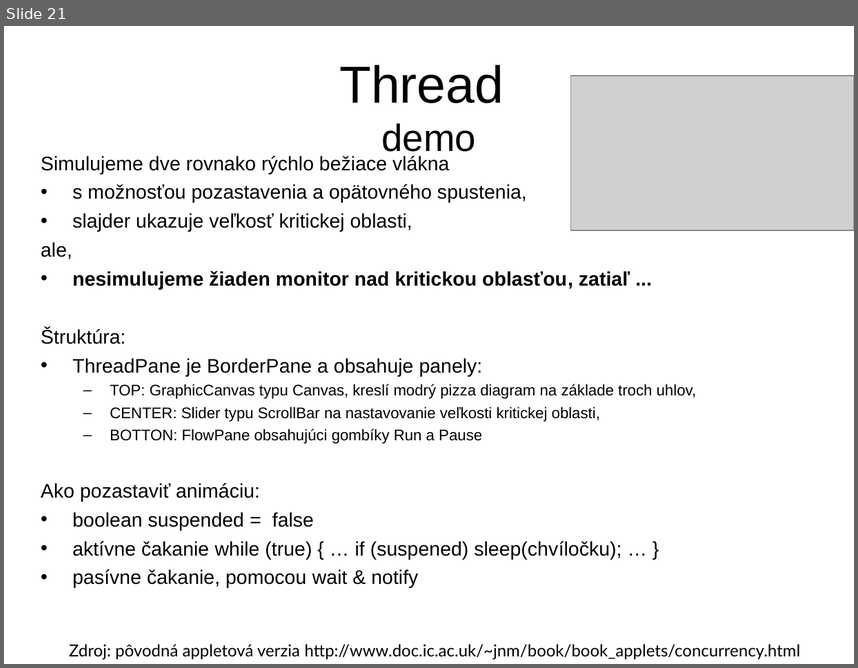
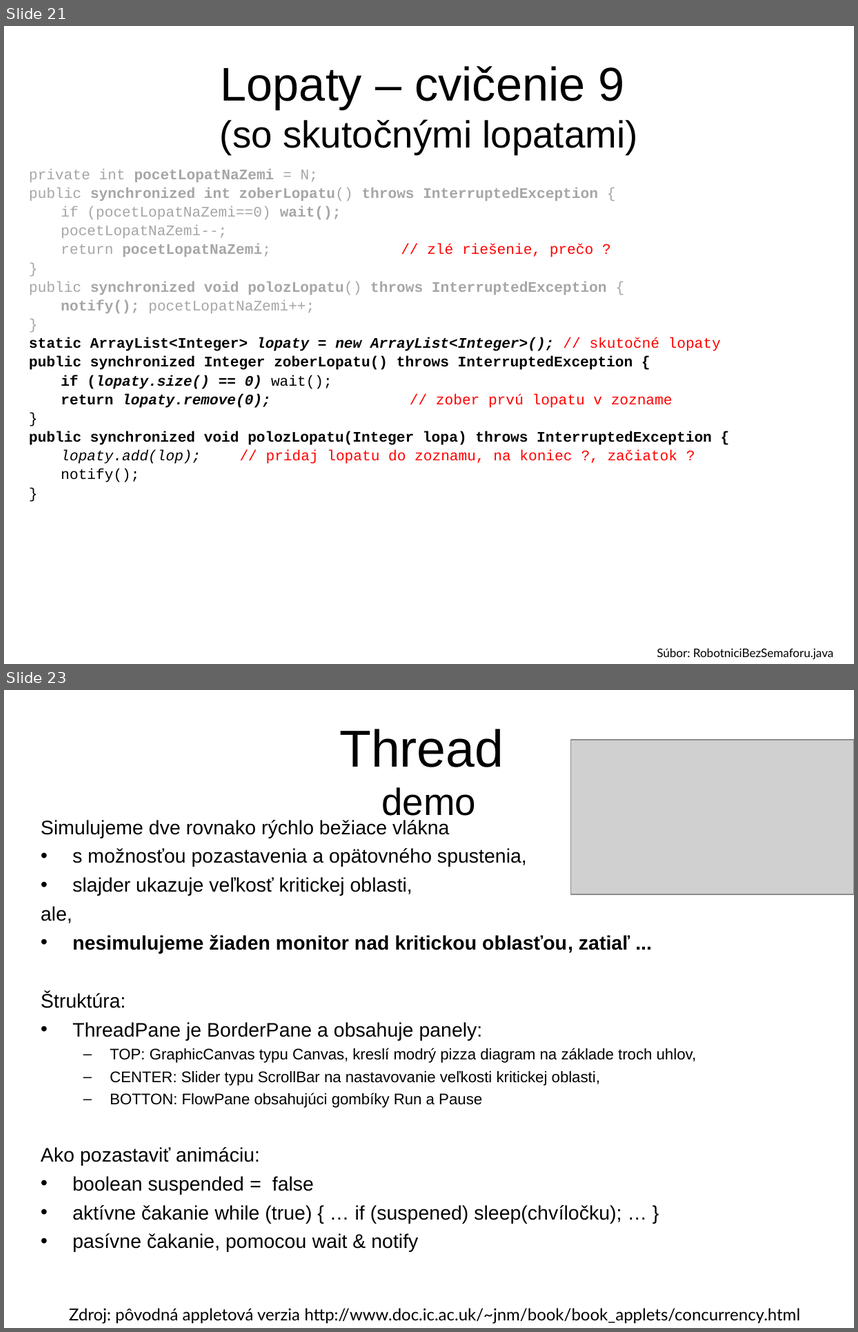
Before and after one commit to Programovanie4/Prednasky, a slide deck: 09/09_java.ppt. Shown one above the other, each under a label of ours: slide 21 before the commit, slides 21 and 23 after it; the slides between them are not shown. The pictures are 858x668 and 858x1332 pixels, drawn with LibreOffice and Linux fonts; fonts in the diff are those of the drawing; grey boxes stand for pictures. Boxes give left, top, right and bottom in pixels: in the first picture for what was removed or moved away, otherwise in the second. Text is boxed around its words. In the diff, an @@ line names an element or a change of style, - is before the commit and + after.

```diff
--- a/09/09_java.ppt
+++ b/09/09_java.ppt
@@ slide 21 added at [4, 26, 854, 664], background #FFFFFF @@
@@ title added at [220, 66, 638, 154], 32 pt, text #000000 @@
+Lopaty – cvičenie 9
+(so skutočnými lopatami)
@@ text added at [29, 169, 721, 482], 12.4 pt, text #000000, bold @@
+private int pocetLopatNaZemi = N;
+public synchronized int zoberLopatu() throws InterruptedException {
+if (pocetLopatNaZemi==0) wait();
+pocetLopatNaZemi--;
+return pocetLopatNaZemi; // zlé riešenie, prečo ?
+}
+public synchronized void polozLopatu() throws InterruptedException {
+notify(); pocetLopatNaZemi++;
+}
+static ArrayList<Integer> lopaty = new ArrayList<Integer>(); // skutočné lopaty
+public synchronized Integer zoberLopatu() throws InterruptedException {
+if (lopaty.size() == 0) wait();
+return lopaty.remove(0); // zober prvú lopatu v zozname
+}
+public synchronized void polozLopatu(Integer lopa) throws InterruptedException {
+lopaty.add(lop); // pridaj lopatu do zoznamu, na koniec ?, začiatok ?
+notify();
+}
@@ text added at [657, 648, 833, 659], 10 pt, text #000000 @@
+Súbor: RobotniciBezSemaforu.java
@@ what was slide 21 is now slide 23 @@
```
Also in this commit, not shown: 3 slides changed, 1 other slide added, 3 other files.
